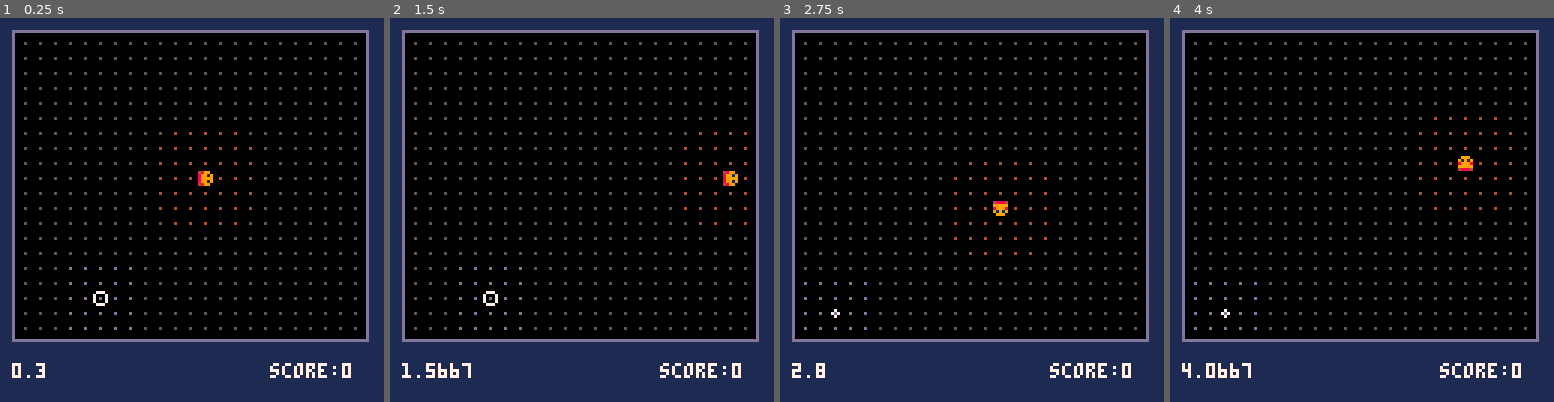
Above: before the commit, frames 1-4 (left to right).
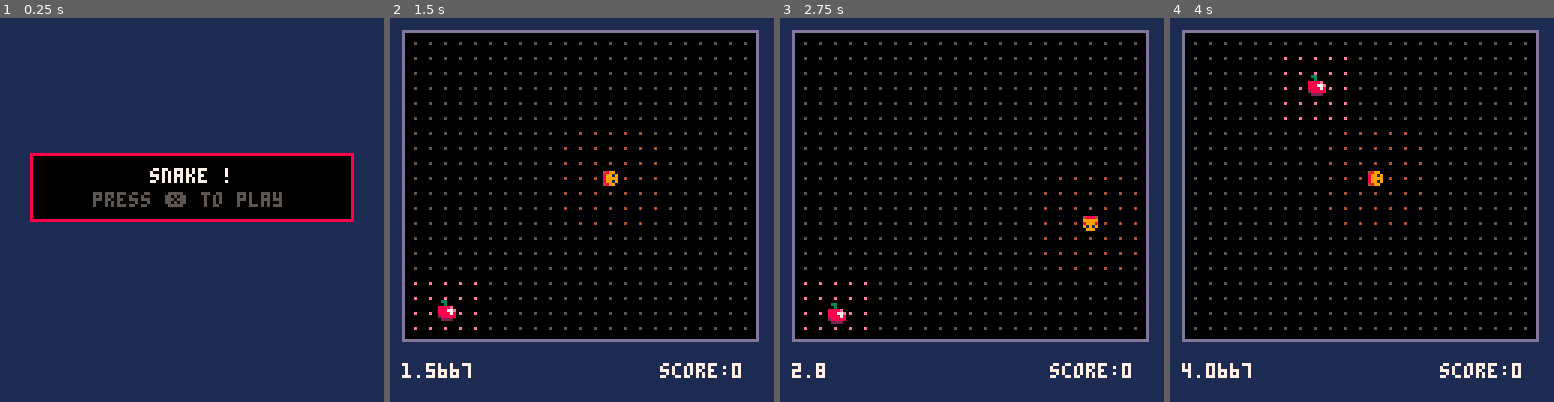
Above: after the commit, the same moments.

Repository: sixrobin/Pico8Games
Game: PICO-8 cartridge snake.p8
Same seed, same stepped clock (60 frames per second), same inputs: the game is played once before the commit and once after it.
Inputs:
- Up to frame 1 (0.25 s): no input
- Up to frame 2 (1.5 s): tap O (Z key) at 0.33, 0.7, 1.43 s; tap X (X key) at 1.07 s
- Up to frame 3 (2.75 s): hold Left 1.97-2.37 s; tap X (X key) at 2.07, 2.4, 2.73 s; tap O (Z key) at 2.22 s; hold Down from 2.42 s (still down)
- Up to frame 4 (4 s): release Down at 2.82 s; hold Right 2.87-3.53 s; tap X (X key) at 3.07, 3.4, 3.73 s; tap O (Z key) at 3.1, 3.98 s; hold Up from 3.58 s (still down)

The runs differ from the first frame. In frame 1, 64% of the frame differs, in the area x 3-97%, y 3-94%; in frame 2, 1.2%; in frame 3, 1.1%; in frame 4, 1.2%.

Commit message:
snake update (menu, feedback, fruit view)

Diff:
--- a/Snake/snake.p8
+++ b/snake.p8
@@ -3,7 +3,7 @@
 __lua__
 -- main.
 
-game_state = "play"
+game_state = "main_menu"
 
 function _draw()
 	cls(1)
@@ -12,12 +12,17 @@
 	--print("state:"..game_state, 4, 115, 7)
 	print(timer.last,4,115,7)
 
-	draw_grid()
-	draw_snake()
-	draw_fruit()
-	draw_score()
-	draw_game_over()
-	draw_ptcs()
+	if game_state == "main_menu" then
+		draw_main_menu()
+	else
+		draw_grid()
+		draw_snake()
+		draw_fruit()
+		draw_score()
+		draw_game_over()
+		draw_ptcs()
+		draw_txts_displays()
+	end
 end
 
 function _init()
@@ -34,27 +39,37 @@
 	update_timer()
 	update_keys()
 
-	if game_state == "play" then
+	if game_state == "main_menu" then
+		if (key_down(5)) replay()
+	elseif game_state == "play" then
 		update_snake()
-		update_fruit()
 	elseif game_state == "game_over_anim" then
 	 update_snake_death_anim()
 	elseif game_state == "game_over" then
-	 if (key_down(5)) replay()
+	 update_game_over()
 	end
 
 	update_shake()
 	update_ptcs()
 	update_pulse()
+	update_txts_displays()
 end
 
 function replay()
-	spawn_fruit()
+	spawn_fruit(false)
 	init_snake()
 	game_state = "play"
 	set_shake(0)
 end
 
+function update_game_over()
+	if key_down(5) then
+		replay()
+	elseif key_down(4) then
+		game_state="main_menu"
+	end
+end
+
 function update_timer()
  timer.elapsed = (time() - timer.last)
  timer.last = time()
@@ -64,17 +79,8 @@
 -- ---- todo ----
 
 -- align texts according to score.
--- wait any input to start.
 -- add state machine methods?
 
--- pop a +1 sign on fruit pickup.
--- fruit visual.
--- fruit spawn better visual.
--- last tail part visual?
-
--- no fruit particles on init.
-
--- main menu.
 -- fadings.
 -- particles using sprites.
 -->8
@@ -186,6 +192,7 @@
 
 function kill_snake()
 	game_state = "game_over_anim"
+	tail_pulse_indexes = {}
 	remove_fruit()
 
 	-- set sprite for death anim.
@@ -411,7 +418,7 @@
 			-- fruit halo.
 			if game_state == "play" and pulse_min > 4 then
 				if sqrt((x-fruit_x) * (x-fruit_x) + (y-fruit_y) * (y-fruit_y)) < 3 then
-					col=13
+					col=14
 				end
 			end
 
@@ -447,25 +454,29 @@
 fruit_x = -99
 fruit_y = -99
 
-fruit_pulse_timer = 0
-
 function draw_fruit()
-	local size = 1
-	if fruit_pulse_timer > 6 then
-		size = 2
-	end
-
-	circ(
-		fruit_x * 5 + 3,
-		fruit_y * 5 + 3,
-		size,
-		7)
+	local offset = 0
+	--if fruit_offset_timer > 6 then
+	if timer.last*4 % 2 < 1 then
+		offset = 1
+	end
+
+	spr(18, fruit_x*5, fruit_y*5 - offset)
 end
 
 function eat_fruit()
  add_fruit_eat_ptcs()
  pulse_grid(fruit_x, fruit_y, 7, 3)
-	spawn_fruit()
+	add_txt_display(
+		"+1",
+		fruit_x * 5,
+		fruit_y * 5,
+		fruit_x * 5 + snk_dir_x * 15,
+		fruit_y * 5 + snk_dir_y * 15,
+		{ 7, 7, 10, 5, 2 },
+		12)
+
+	spawn_fruit(true)
 	sfx(0)
 end
 
@@ -474,7 +485,7 @@
 	fruit_y = -99
 end
 
-function spawn_fruit()
+function spawn_fruit(with_ptcs)
 	local found_pos = false
 	while not found_pos do
 
@@ -494,14 +505,17 @@
 		end
 	end
 
-	add_fruit_spawn_ptcs()
-	fruit_pulse_timer = 0
-end
-
-function update_fruit()
-	fruit_pulse_timer += 1
-	if fruit_pulse_timer > 16 then
-		fruit_pulse_timer = 0
+	if with_ptcs then
+		add_txt_display(
+			"♥",
+			fruit_x * 5,
+			fruit_y * 5,
+			fruit_x * 5,
+			fruit_y * 5 - 10,
+			{ 7, 7, 8, 1 },
+			12)
+
+		add_fruit_spawn_ptcs()
 	end
 end
 -->8
@@ -510,34 +524,41 @@
 dur_b4_gameover_draw = 36
 b4_gameover_draw_timer = 0
 
-replay_msg_blink_seq = { 7,15,5,2,5,15 }
-replay_msg_step_dur = 1
-replay_msg_index = 1
-replay_msg_timer = 0
+play_msg_blink_seq = { 7,15,5,2,5,15 }
+play_msg_step_dur = 1
+play_msg_index = 1
+play_msg_timer = 0
 
 function draw_game_over()
 	if game_state == "game_over" then
-
 		b4_gameover_draw_timer += 1
-		replay_msg_timer += 1
-
-		if replay_msg_timer > replay_msg_step_dur then
-			replay_msg_index += 1
-			if replay_msg_index > #replay_msg_blink_seq then
-				replay_msg_index = 1
-			end
-			replay_msg_timer = 0
-		end
-
-		local replay_msg_col = replay_msg_blink_seq[replay_msg_index]
-
 		if b4_gameover_draw_timer > dur_b4_gameover_draw then
-			rectfill(10, 45, 117, 61, 1)
-			rect(10, 45, 117, 61, 13)
+			rectfill(10, 45, 117, 67, 1)
+			rect(10, 45, 117, 67, 8)
 			print("game over! score:"..score, 30, 48, 7)
-			print("press ❎ to replay", 30, 54, replay_msg_col)
-		end
-	end
+			print("❎ play again", 30, 54, 7)
+			print("🅾️ back to menu", 30, 60, 7)
+		end
+	end
+end
+
+function draw_main_menu()
+	play_msg_timer += 1
+	if play_msg_timer > play_msg_step_dur then
+		play_msg_index += 1
+		if play_msg_index > #play_msg_blink_seq then
+			play_msg_index = 1
+		end
+		play_msg_timer = 0
+	end
+
+	local play_msg_col = play_msg_blink_seq[play_msg_index]
+
+	rectfill(0, 0, 127, 127, 1)
+	rectfill(10, 45, 117, 67, 0)
+	rect(10, 45, 117, 67, 8)
+	print("snake !", 50, 50, 7)
+	print("press ❎ to play", 31, 58, play_msg_col)
 end
 
 function draw_score()
@@ -550,6 +571,8 @@
 
 cur_trauma = 0
 ptcs = {} -- particles.
+
+txts_displays = {}
 
 pulse_x=0
 pulse_y=0
@@ -573,17 +596,29 @@
 end
 
 function add_fruit_spawn_ptcs()
- for p = 0,7 do
+ for p = 0,15 + rnd(10) do
  	local alpha=rnd()
  	add_ptc(
  		fruit_x * 5 + 5,
  		fruit_y * 5 + 5,
- 		sin(alpha) * 3 + rnd(),
- 		cos(alpha) * 3 + rnd(),
+ 		sin(alpha) * (4 + rnd(2)),
+ 		cos(alpha) * (4 + rnd(2)),
  		0,
  		6,
  		{ 7 })
  end
+end
+
+function add_txt_display(txt, x, y, dx, dy, col_seq, max_age)
+ add(txts_displays,
+ 	{ txt = txt,
+	 x = x,
+	 y = y,
+	 dx = dx,
+	 dy = dy,
+	 col_seq = col_seq,
+	 timer = 0,
+	 max_age = max_age })
 end
 
 function add_ptc(
@@ -627,7 +662,7 @@
 end
 
 function add_snk_self_bite_ptcs()
- for p = 0,15 do
+ for p = 0,15+rnd(10) do
 
  	-- blood particles direction.
  	local alpha=0
@@ -635,17 +670,35 @@
  	if (snk_dir_y == 1) alpha = 270
  	if (snk_dir_y == -1) alpha = 90
 
- 	local rnd_vector = rnd_vector_in_cone(alpha,90)
+ 	local rnd_vector = rnd_vector_in_cone(alpha,135)
 
  	add_ptc(
  		snk_x * 5 + 3,
  		snk_y * 5 + 3,
- 		rnd_vector.x * (3 + rnd(4)),
- 		rnd_vector.y * (3 + rnd(4)),
+ 		rnd_vector.x * (3 + rnd(2)),
+ 		rnd_vector.y * (3 + rnd(2)),
  		0,
  		6,
  		{ 8, 2 })
  end
+
+ add_txt_display(
+		"!!!",
+		snk_x * 5 - 2,
+		snk_y * 5,
+		snk_x * 5 - 2 + snk_dir_x * 10,
+		snk_y * 5 + snk_dir_y * 10,
+		{ 7, 7, 8, 1 },
+		12)
+
+end
+
+function draw_txts_displays()
+	for t in all(txts_displays) do
+		local col = t.col_seq[
+	 	1 + flr((t.timer / t.max_age) * #t.col_seq)]
+		print(t.txt, t.x, t.y, col)
+	end
 end
 
 function draw_ptcs()
@@ -676,6 +729,17 @@
 	return {
 		x = cos(rnd_dir),
 		y = sin(rnd_dir) }
+end
+
+function update_txts_displays()
+	for t in all(txts_displays) do
+		t.x += (t.dx - t.x) / 5
+		t.y += (t.dy - t.y) / 5
+		t.timer += 1
+		if t.timer > t.max_age then
+			del(txts_displays, t)
+		end
+	end
 end
 
 function update_ptcs()
@@ -721,23 +785,25 @@
 end
 __gfx__
 00000000099900000999000009984000489900004888400000000000000000000000000000000000000000000000000000000000000000000000000000000000
-00000000999980009191900091998000899190009999900000000000000000000000000000000000000000000000000000000000000000000000000000000000
+00000000979980009191900091998000899190009999900000000000000000000000000000000000000000000000000000000000000000000000000000000000
 00700700999980008999800099998000899990008999800000000000000000000000000000000000000000000000000000000000000000000000000000000000
 00077000488840009999900091998000899190009191900000000000000000000000000000000000000000000000000000000000000000000000000000000000
 00077000044400004888400009984000489900000999000000000000000000000000000000000000000000000000000000000000000000000000000000000000
 00700700000000000000000000000000000000000000000000000000000000000000000000000000000000000000000000000000000000000000000000000000
 00000000000000000000000000000000000000000000000000000000000000000000000000000000000000000000000000000000000000000000000000000000
 00000000000000000000000000000000000000000000000000000000000000000000000000000000000000000000000000000000000000000000000000000000
-00000000077700000000000000000000000000000000000000000000000000000000000000000000000000000000000000000000000000000000000000000000
-000000007777a0000000000000000000000000000000000000000000000000000000000000000000000000000000000000000000000000000000000000000000
-000000007777a0000000000000000000000000000000000000000000000000000000000000000000000000000000000000000000000000000000000000000000
-00000000777790000000000000000000000000000000000000000000000000000000000000000000000000000000000000000000000000000000000000000000
-000000000aa900000000000000000000000000000000000000000000000000000000000000000000000000000000000000000000000000000000000000000000
-…(8 lines of a section not shown)…
+00000000077700000033000000000000000000000000000000000000000000000000000000000000000000000000000000000000000000000000000000000000
+000000007777a0000003000000000000000000000000000000000000000000000000000000000000000000000000000000000000000000000000000000000000
+000000007777a00008888e0000000000000000000000000000000000000000000000000000000000000000000000000000000000000000000000000000000000
+0000000077779000088877e000000000000000000000000000000000000000000000000000000000000000000000000000000000000000000000000000000000
+000000000aa900000888878000000000000000000000000000000000000000000000000000000000000000000000000000000000000000000000000000000000
+00000000000000000288888000000000000000000000000000000000000000000000000000000000000000000000000000000000000000000000000000000000
+00000000000000000022220000000000000000000000000000000000000000000000000000000000000000000000000000000000000000000000000000000000
+…(8 lines of a section not shown)…
